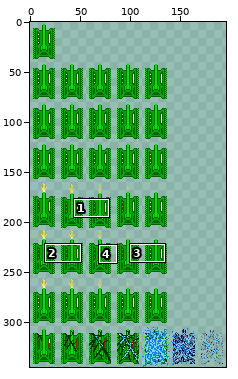
Two versions of one sprite sheet, SecondSemesterExamProject/Content/PlayerTank2.png. Above: a wide view before the commit, with the close-up outlined.
Close-up. Before:
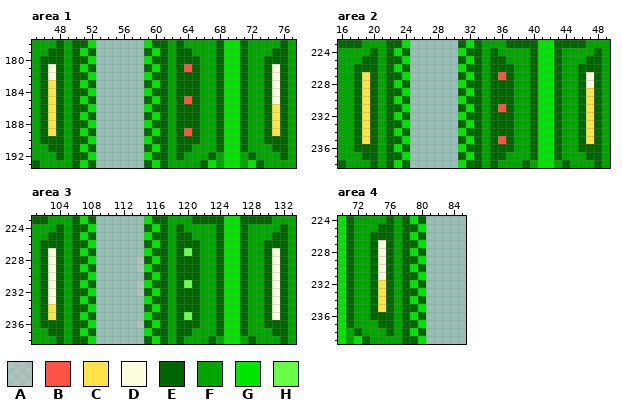
The file is 196x345 pixels. Pixels under 10% opacity are left out. Colours within 5 levels of each other are drawn and written as one. Shown: area 1: x 45..77, y 178..193; area 2: x 16..49, y 223..238; area 3: x 101..133, y 223..238; area 4: x 70..85, y 224..239. The commit also changed other parts of the picture, which this record leaves out.
Palette (. is transparent): A #c9c7c97a  B #ff5347  C #ffe349  D #fffde0  E #006600  F #00a500  G #00e500  H #68ff49
The result:
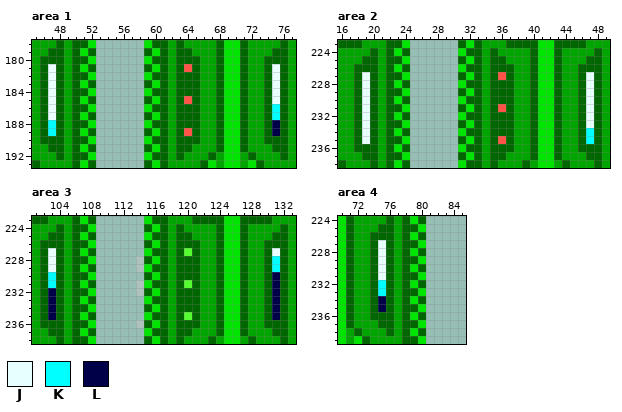
Colours new in this view: J #e8ffff  K #00ffff  L #000049
The exact change:
@@ palette @@
-H #68ff49
+H #56ff30
--- area 1
@@ x 45..77 @@
 180 FEEEFEEG......GEEFEEEFFEGGEFFEEEF
-181 FEDEFEGE......EGEFEBEFFEGGEFFEDEF
-182 FEDEFEEG......GEEFEEEFFEGGEFFEDEF
-183 FECEFEGE......EGEFEEEFFEGGEFFEDEF
-184 FECEFEEG......GEEFEEEFFEGGEFFEDEF
-185 FECEFEGE......EGEFEBEFFEGGEFFEDEF
-186 FECEFEEG......GEEFEEEFFEGGEFFECEF
-187 FECEFEGE......EGEFEEEFFEGGEFFECEF
-188 FECEFEEG......GEEFEEEFFEGGEFFECEF
-189 FECEFEGE......EGEFEBEFFEGGEFFECEF
+181 FEJEFEGE......EGEFEBEFFEGGEFFEJEF
+182 FEJEFEEG......GEEFEEEFFEGGEFFEJEF
+183 FEJEFEGE......EGEFEEEFFEGGEFFEJEF
+184 FEJEFEEG......GEEFEEEFFEGGEFFEJEF
+185 FEJEFEGE......EGEFEBEFFEGGEFFEJEF
+186 FEJEFEEG......GEEFEEEFFEGGEFFEKEF
+187 FEJEFEGE......EGEFEEEFFEGGEFFEKEF
+188 FEKEFEEG......GEEFEEEFFEGGEFFELEF
+189 FEKEFEGE......EGEFEBEFFEGGEFFELEF
 190 FEEEFEEG......GEEFEEEFFEGGEFFEEEF
--- area 2
@@ x 16..49 @@
 226 FFEEEFEGE......GEEFEEEFFEGGEFFEEEF
-227 FFECEFEEG......EGEFEBEFFEGGEFFEDEF
-228 FFECEFEGE......GEEFEEEFFEGGEFFEDEF
-229 FFECEFEEG......EGEFEEEFFEGGEFFECEF
-230 FFECEFEGE......GEEFEEEFFEGGEFFECEF
-231 FFECEFEEG......EGEFEBEFFEGGEFFECEF
-232 FFECEFEGE......GEEFEEEFFEGGEFFECEF
-233 FFECEFEEG......EGEFEEEFFEGGEFFECEF
-234 FFECEFEGE......GEEFEEEFFEGGEFFECEF
-235 FFECEFEEG......EGEFEBEFFEGGEFFECEF
+227 FFEJEFEEG......EGEFEBEFFEGGEFFEJEF
+228 FFEJEFEGE......GEEFEEEFFEGGEFFEJEF
+229 FFEJEFEEG......EGEFEEEFFEGGEFFEJEF
+230 FFEJEFEGE......GEEFEEEFFEGGEFFEJEF
+231 FFEJEFEEG......EGEFEBEFFEGGEFFEJEF
+232 FFEJEFEGE......GEEFEEEFFEGGEFFEJEF
+233 FFEJEFEEG......EGEFEEEFFEGGEFFEJEF
+234 FFEJEFEGE......GEEFEEEFFEGGEFFEKEF
+235 FFEJEFEEG......EGEFEBEFFEGGEFFEKEF
 236 FFEEEFEGE......GEEFEEEFFEGGEFFEEEF
--- area 3
@@ x 101..133 @@
 226 FEEEFEEG......EGEFEEEFFEGGEFFEEEF
-227 FEDEFEGE......GEEFEHEFFEGGEFFEDEF
-228 FEDEFEEG.....AEGEFEEEFFEGGEFFEDEF
-229 FEDEFEGE.....AGEEFEEEFFEGGEFFEDEF
-230 FEDEFEEG......EGEFEEEFFEGGEFFEDEF
-231 FEDEFEGE.....AGEEFEHEFFEGGEFFEDEF
-232 FEDEFEEG.....AEGEFEEEFFEGGEFFEDEF
-233 FEDEFEGE......GEEFEEEFFEGGEFFEDEF
-234 FECEFEEG......EGEFEEEFFEGGEFFEDEF
-235 FECEFEGE......GEEFEHEFFEGGEFFEDEF
+227 FEJEFEGE......GEEFEHEFFEGGEFFEJEF
+228 FEJEFEEG.....AEGEFEEEFFEGGEFFEKEF
+229 FEJEFEGE.....AGEEFEEEFFEGGEFFEKEF
+230 FEKEFEEG......EGEFEEEFFEGGEFFELEF
+231 FEKEFEGE.....AGEEFEHEFFEGGEFFELEF
+232 FELEFEEG.....AEGEFEEEFFEGGEFFELEF
+233 FELEFEGE......GEEFEEEFFEGGEFFELEF
+234 FELEFEEG......EGEFEEEFFEGGEFFELEF
+235 FELEFEGE......GEEFEHEFFEGGEFFELEF
 236 FEEEFEEG.....AEGEFEEEFFEGGEFFEEEF
--- area 4
@@ x 73..77 @@
 226 FEEEF
-227 FEDEF
-228 FEDEF
-229 FEDEF
-230 FEDEF
-231 FEDEF
-232 FECEF
-233 FECEF
-234 FECEF
-235 FECEF
+227 FEJEF
+228 FEJEF
+229 FEJEF
+230 FEJEF
+231 FEJEF
+232 FEKEF
+233 FEKEF
+234 FELEF
+235 FELEF
 236 FEEEF
